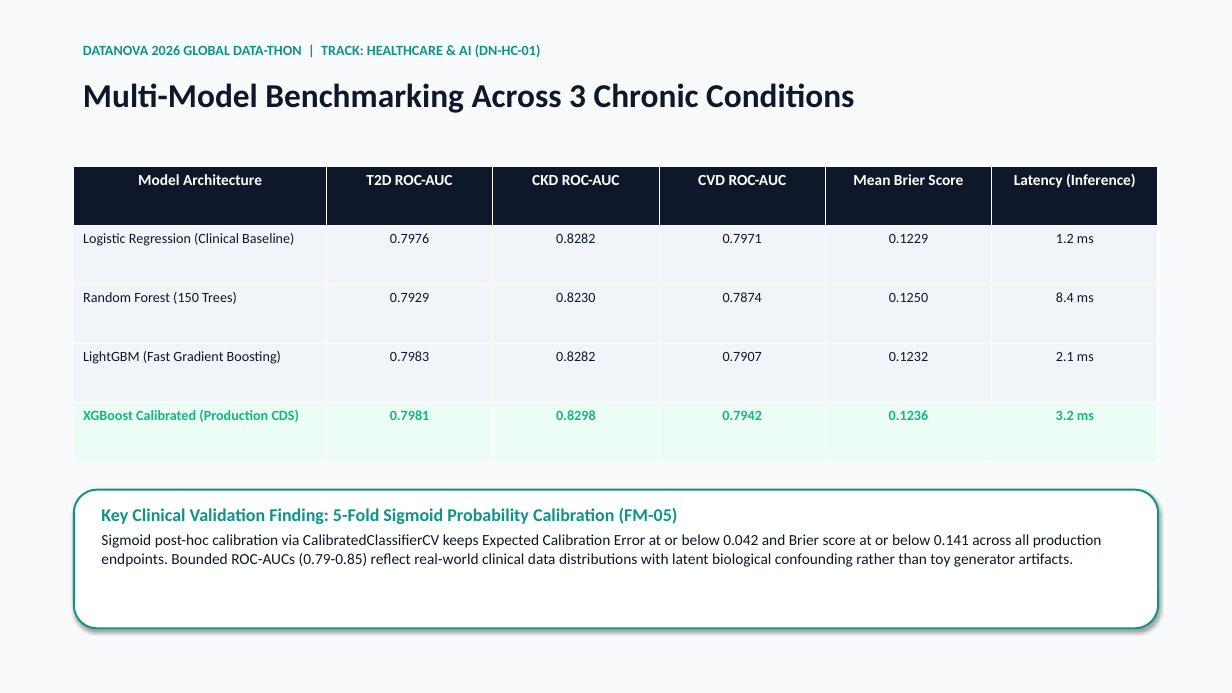
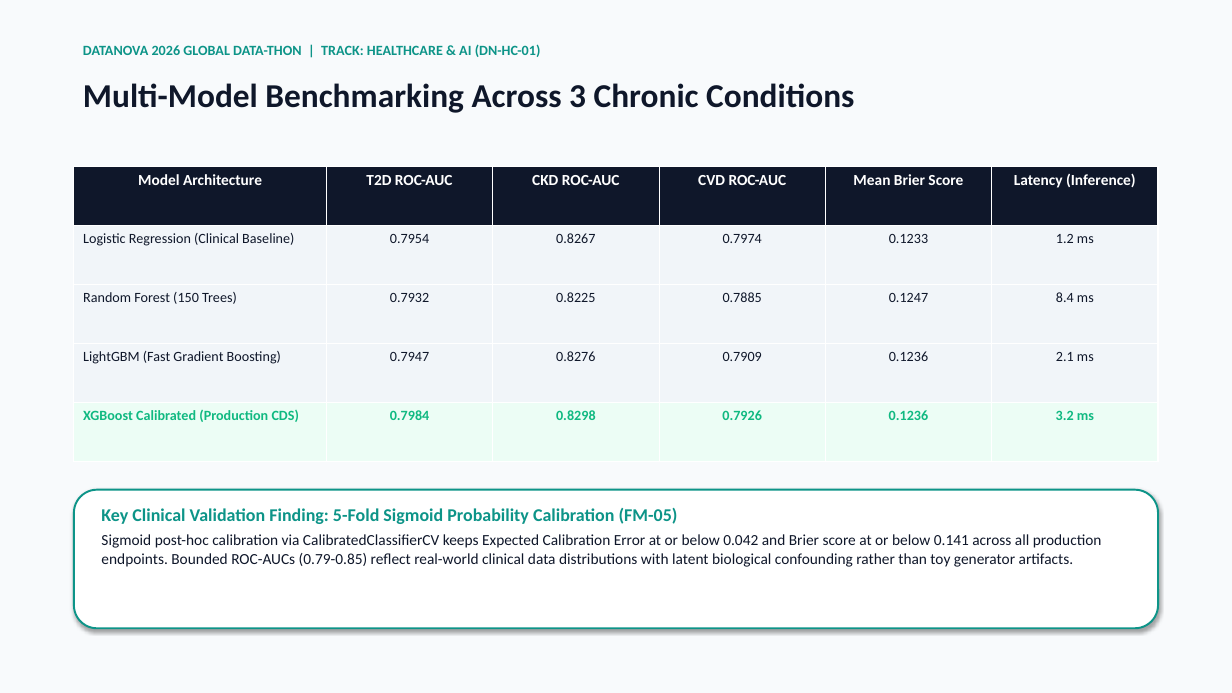
Before and after one commit to armageden/vitarisk-cds, a slide deck: slide 5 of presentation/VitaRisk_CDS_DataNova2026_Presentation.pptx. Drawn at 1232x693 pixels with LibreOffice and Linux fonts; fonts in the diff are those of the drawing. Boxes give left, top, right and bottom in pixels: in the first picture for what was removed or moved away, otherwise in the second. Text is boxed around its words. In the diff, an @@ line names an element or a change of style, - is before the commit and + after.

```diff
--- a/presentation/VitaRisk_CDS_DataNova2026_Presentation.pptx
+++ b/presentation/VitaRisk_CDS_DataNova2026_Presentation.pptx
@@ table at (74,166,1158,462) @@
-row 2: Logistic Regression (Clinical Baseline) | 0.7976 | 0.8282 | 0.7971 | 0.1229 | 1.2 ms
+row 2: Logistic Regression (Clinical Baseline) | 0.7954 | 0.8267 | 0.7974 | 0.1233 | 1.2 ms
-row 3: Random Forest (150 Trees) | 0.7929 | 0.8230 | 0.7874 | 0.1250 | 8.4 ms
+row 3: Random Forest (150 Trees) | 0.7932 | 0.8225 | 0.7885 | 0.1247 | 8.4 ms
-row 4: LightGBM (Fast Gradient Boosting) | 0.7983 | 0.8282 | 0.7907 | 0.1232 | 2.1 ms
+row 4: LightGBM (Fast Gradient Boosting) | 0.7947 | 0.8276 | 0.7909 | 0.1236 | 2.1 ms
-row 5, column 2: 0.7981
+row 5, column 2: 0.7984
-row 5, column 4: 0.7942
+row 5, column 4: 0.7926
```
Also in this commit, not shown: 3 other slides changed, 33 other files.
